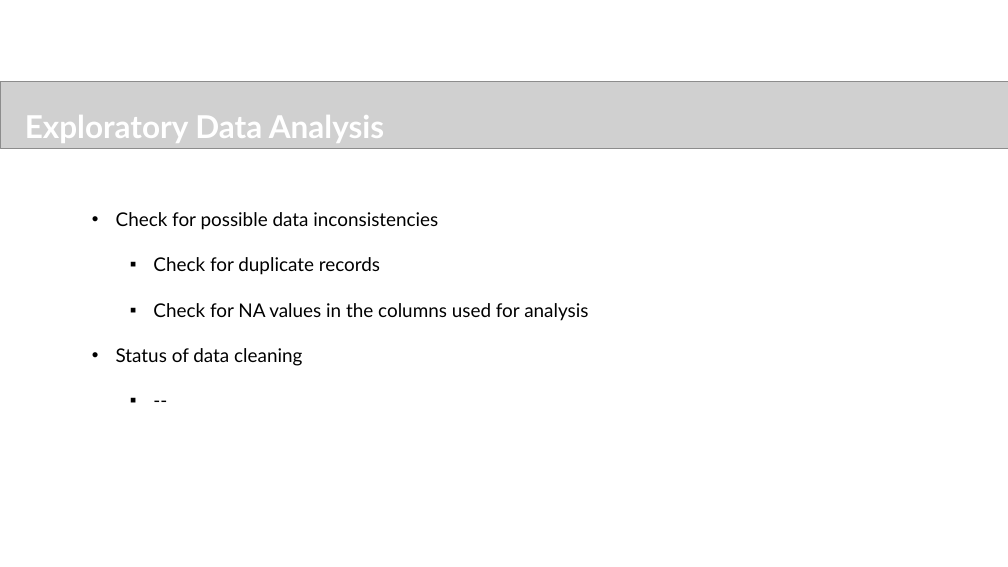
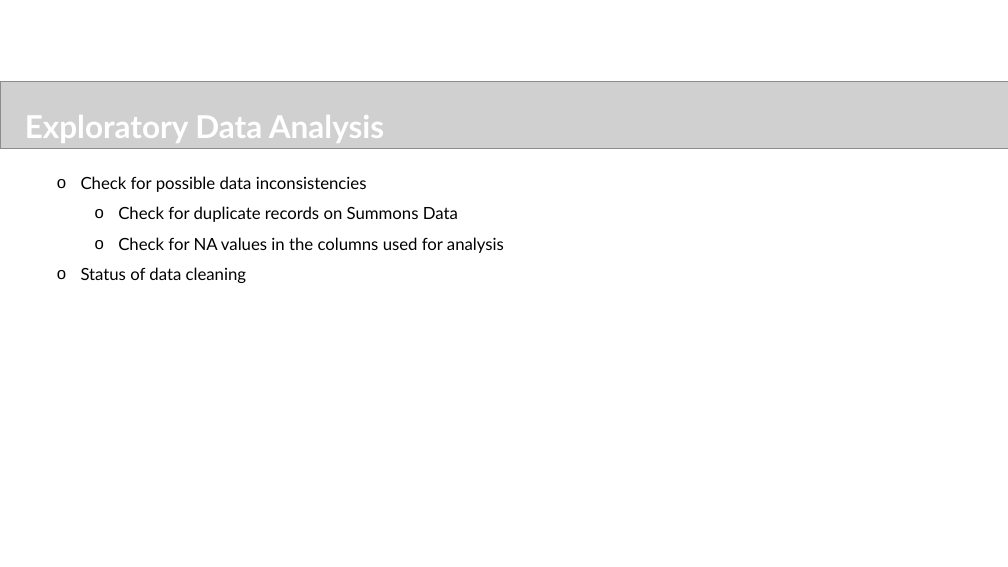
Before and after one commit to sureshballa/data-science-projects, a slide deck: slide 8 of NYC Parking Tickets EDA/FayizMayamVeettil_DDA1730041_main.pptx (slide 7 before the commit). Drawn at 1008x567 pixels with LibreOffice and Linux fonts; fonts in the diff are those of the drawing; grey boxes stand for pictures; background and template pictures are left out. Boxes give left, top, right and bottom in pixels: in the first picture for what was removed or moved away, otherwise in the second. Text is boxed around its words. In the diff, an @@ line names an element or a change of style, - is before the commit and + after.

```diff
--- a/NYC Parking Tickets EDA/FayizMayamVeettil_DDA1730041_main.pptx
+++ b/NYC Parking Tickets EDA/FayizMayamVeettil_DDA1730041_main.pptx
@@ text at (x1=81, y1=176, x2=504, y2=283): paragraph removed @@
-  ▪ --
@@ text "Check for possible data inconsistencies" moved from (x1=116, y1=212, x2=588, y2=366) to (x1=81, y1=176, x2=504, y2=283) @@
@@ text at (x1=81, y1=176, x2=504, y2=283): size 18 to 16 pt in "Check for possible data inconsistencies", "Check for NA values in the columns ...", "Status of data cleaning"; bullet • to o; list level 1 to 2 in "Check for possible data inconsistencies"; line spacing 2 to 1.5; bullet ▪ to o; list level 2 to 3 in "Check for NA values in ..."; list level 1 to 2 in "Status of data cleaning" @@
@@ text at (x1=118, y1=206, x2=458, y2=222): text changed; size 18 to 16 pt @@
-  ▪ Check for duplicate records
+    o Check for duplicate records on Summons Data
```
Also in this commit, not shown: 8 other slides changed, 5 slides added, 2 other files.
